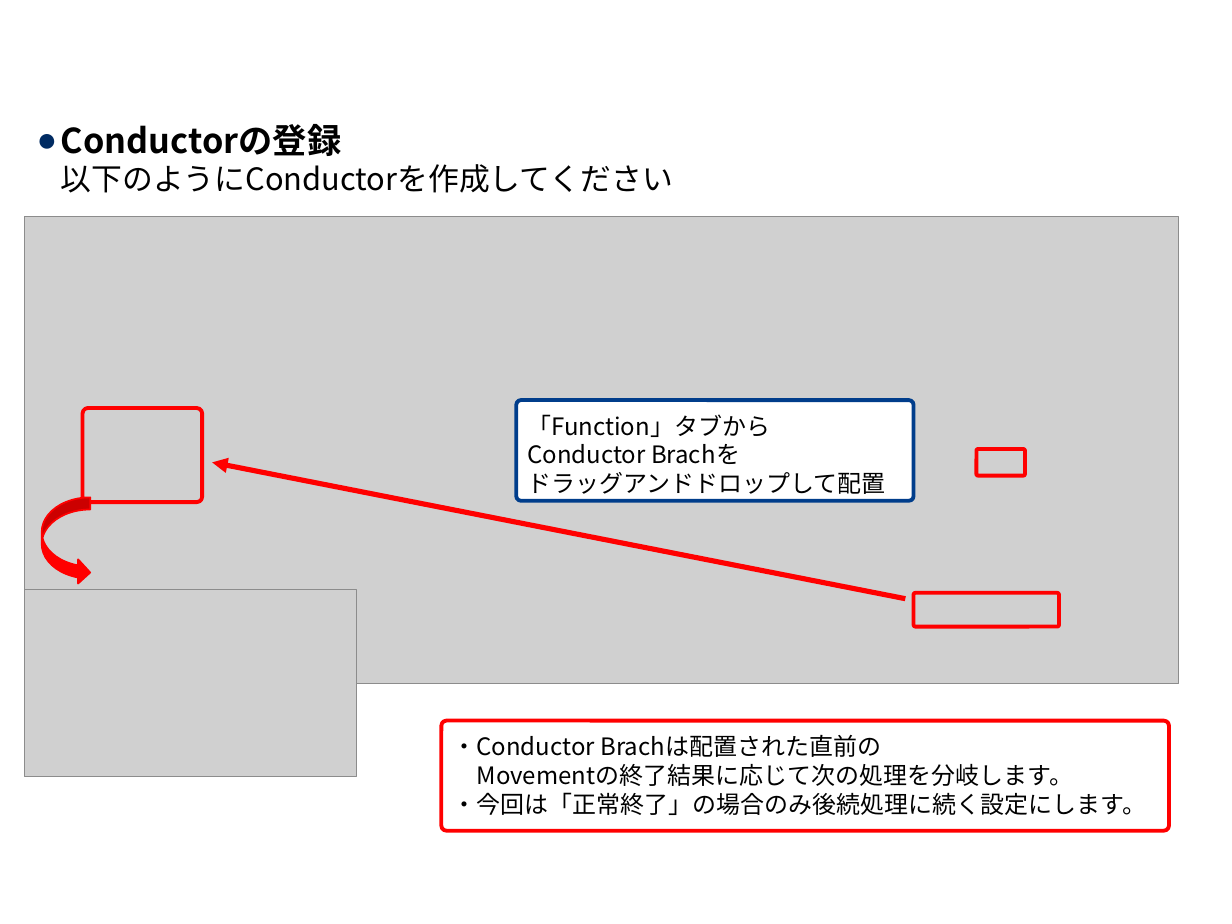
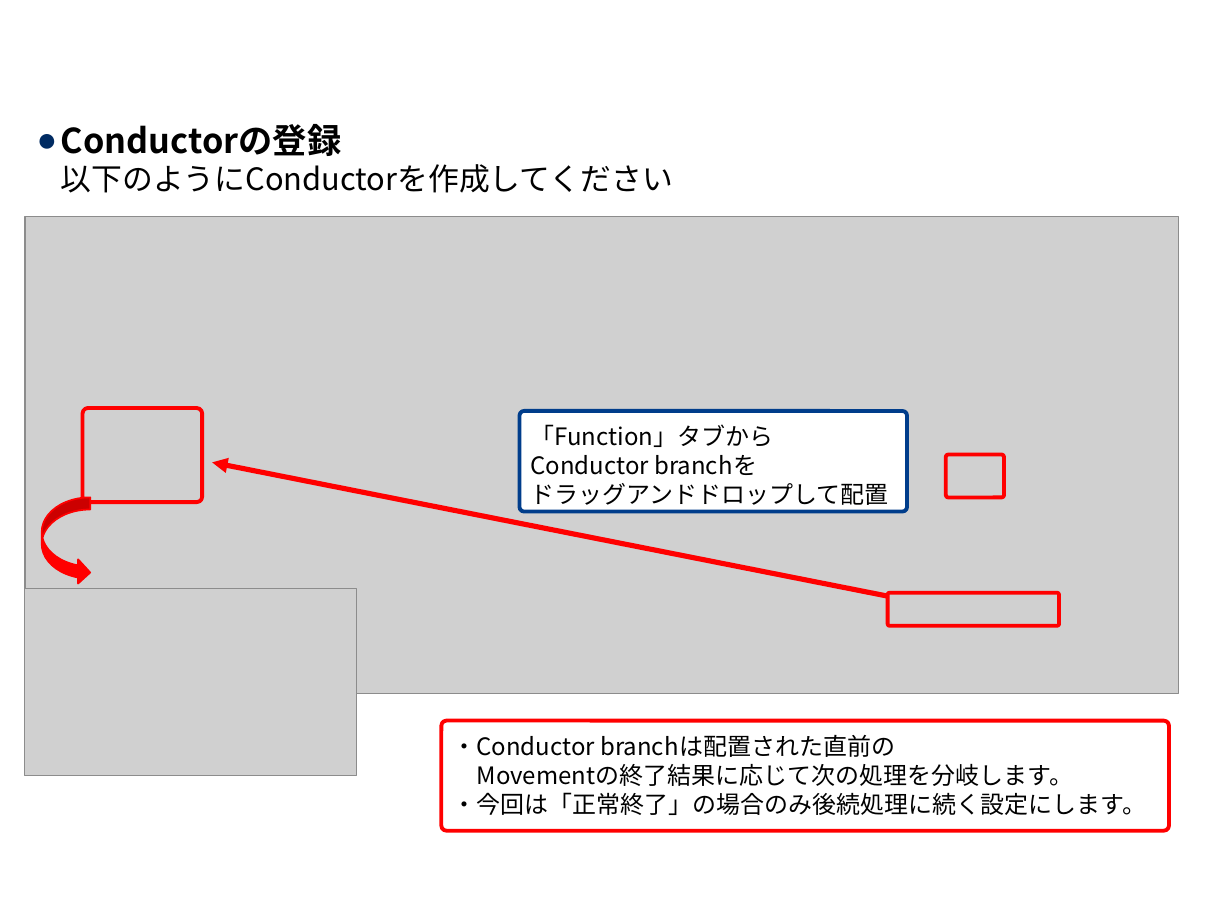
Before and after one commit to exastro-suite/it-automation-docs, a slide deck: slide 25 of asset/Learn_ja/ITA-Conductor_practice_ja.pptx. Drawn at 1232x924 pixels with LibreOffice and Linux fonts; fonts in the diff are those of the drawing; grey boxes stand for pictures; background and template pictures are left out. Boxes give left, top, right and bottom in pixels: in the first picture for what was removed or moved away, otherwise in the second. Text is boxed around its words. In the diff, an @@ line names an element or a change of style, - is before the commit and + after.

```diff
--- a/asset/Learn_ja/ITA-Conductor_practice_ja.pptx
+++ b/asset/Learn_ja/ITA-Conductor_practice_ja.pptx
@@ picture: place and size @@
-picture at <box>25,217,1179,684</box>
+picture at <box>25,217,1178,694</box>
@@ rounded rectangle "「Function」タブから Conductor branchを ドラッグアンドドロップして配置": place and size @@
-rounded rectangle "「Function」タブから Conductor branchを ドラッグアンドドロップして配置" at <box>516,400,913,501</box>
+rounded rectangle "「Function」タブから Conductor branchを ドラッグアンドドロップして配置" at <box>520,411,908,513</box>
@@ text in rounded rectangle at <box>531,424,889,510</box>: text changed @@
-「Function」タブから
-Conductor Brachを
-ドラッグアンドドロップして配置
+「Function」タブから
+Conductor branchを
+ドラッグアンドドロップして配置
@@ arrow moved from (906, 599) - (212, 462) to (888, 596) - (212, 462) @@
@@ rounded rectangle: place and size @@
-rounded rectangle at <box>977,450,1025,477</box>
+rounded rectangle at <box>946,455,1004,498</box>
@@ rounded rectangle: place and size @@
-rounded rectangle at <box>914,593,1060,626</box>
+rounded rectangle at <box>888,593,1060,626</box>
@@ text in rounded rectangle at <box>453,735,1147,815</box>: text changed @@
-・Conductor Brachは配置された直前の
-Movementの終了結果に応じて次の処理を分岐します。
-・今回は「正常終了」の場合のみ後続処理に続く設定にします。
+・Conductor branchは配置された直前の
+Movementの終了結果に応じて次の処理を分岐します。
+・今回は「正常終了」の場合のみ後続処理に続く設定にします。
```
Also in this commit, not shown: 15 other slides changed, 1 other file.
